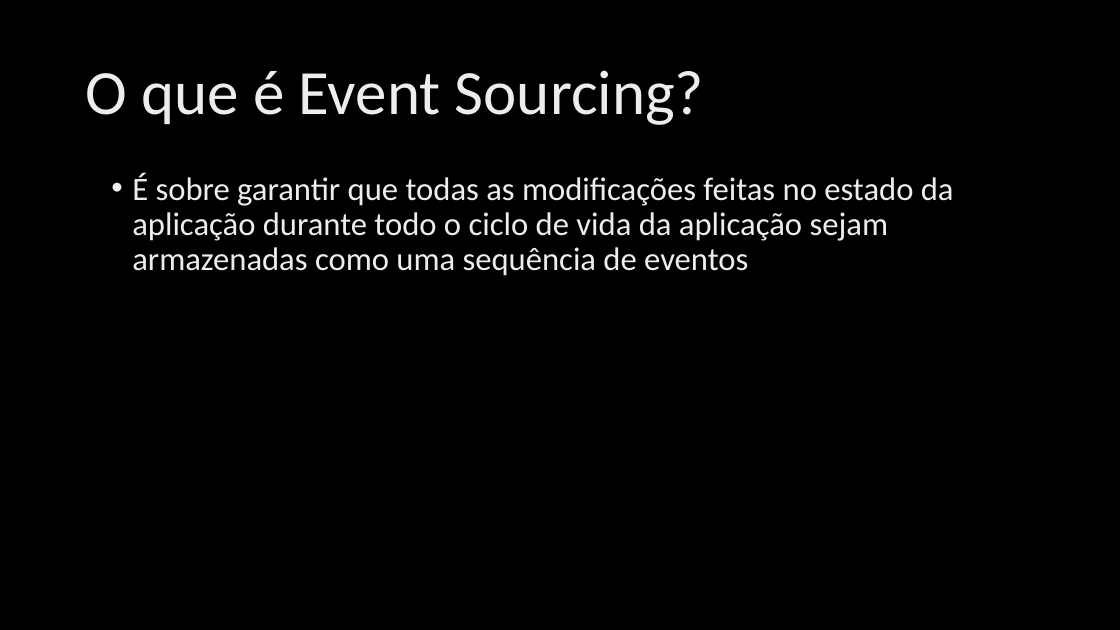
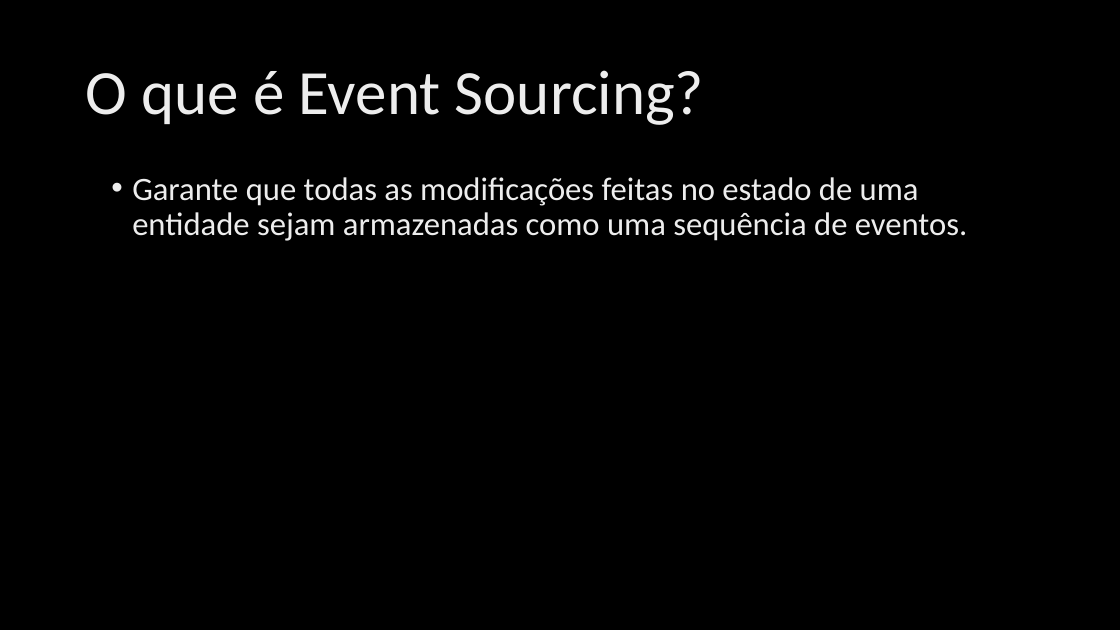
Before and after one commit to ivanpaulovich/event-sourcing-jambo, a slide deck: slide 4 of docs/Event-Sourcing.pptx. Drawn at 1120x630 pixels with LibreOffice and Linux fonts; fonts in the diff are those of the drawing; background and template pictures are left out. Boxes give left, top, right and bottom in pixels: in the first picture for what was removed or moved away, otherwise in the second. Text is boxed around its words. In the diff, an @@ line names an element or a change of style, - is before the commit and + after.

```diff
--- a/docs/Event-Sourcing.pptx
+++ b/docs/Event-Sourcing.pptx
@@ text at (132,177,967,241): text changed @@
-• É sobre garantir que todas as modificações feitas no estado da aplicação durante todo o ciclo de vida da aplicação sejam armazenadas como uma sequência de eventos
+• Garante que todas as modificações feitas no estado de uma entidade sejam armazenadas como uma sequência de eventos.
```
Also in this commit, not shown: 6 other slides changed.
